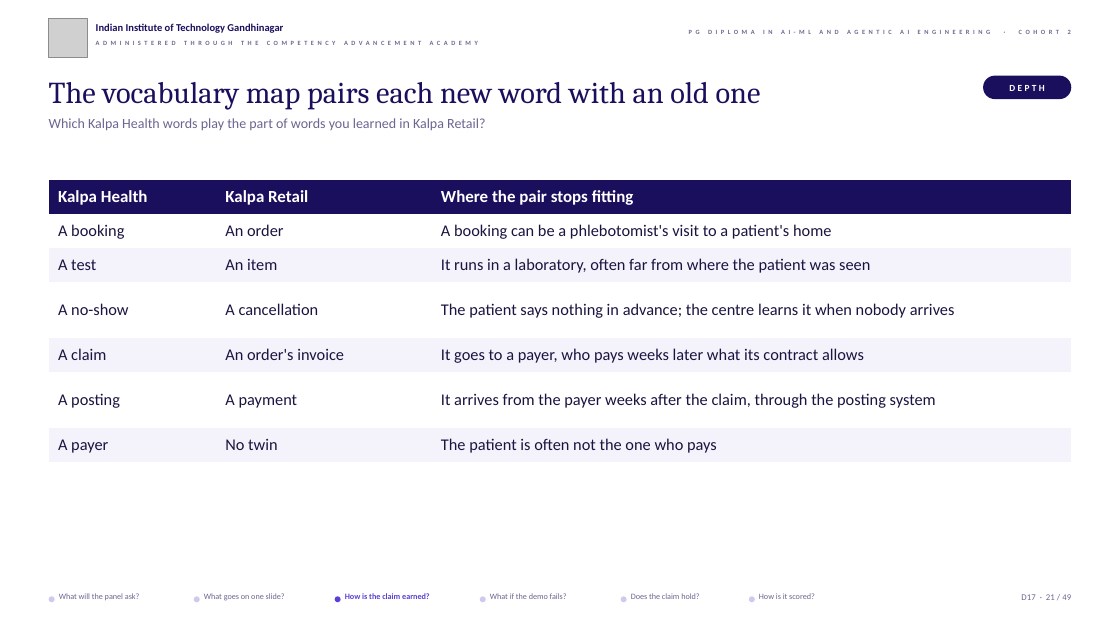
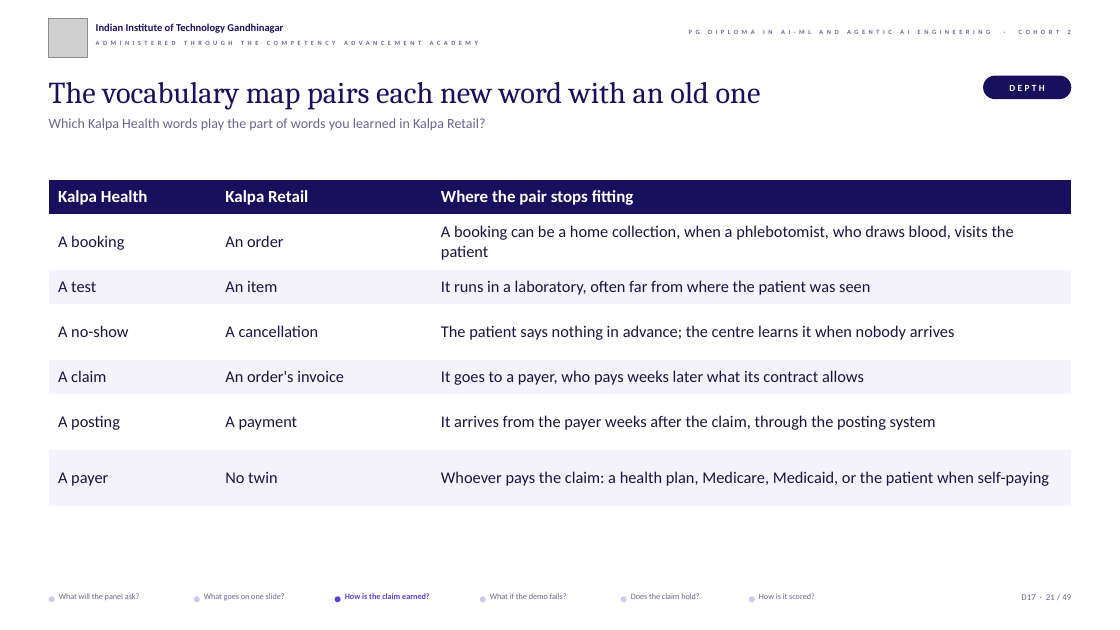
Before and after one commit to fde-academy-lab/c2-content-factory, a slide deck: slide 21 of content/W03/SAT/slides/C2_W03_SAT_presentation_format_STUDENT.pptx. Drawn at 1120x630 pixels with LibreOffice and Linux fonts; fonts in the diff are those of the drawing; grey boxes stand for pictures; background and template pictures are left out. Boxes give left, top, right and bottom in pixels: in the first picture for what was removed or moved away, otherwise in the second. Text is boxed around its words. In the diff, an @@ line names an element or a change of style, - is before the commit and + after.

```diff
--- a/content/W03/SAT/slides/C2_W03_SAT_presentation_format_STUDENT.pptx
+++ b/content/W03/SAT/slides/C2_W03_SAT_presentation_format_STUDENT.pptx
@@ table at (x1=49, y1=180, x2=1071, y2=507) @@
-row 2, column 3: A booking can be a phlebotomist's visit to a patient's home
+row 2, column 3: A booking can be a home collection, when a phlebotomist, who draws blood, visits the patient
-row 7, column 3: The patient is often not the one who pays
+row 7, column 3: Whoever pays the claim: a health plan, Medicare, Medicaid, or the patient when self-paying
```
Also in this commit, not shown: 5 other slides changed, 7 other files.
